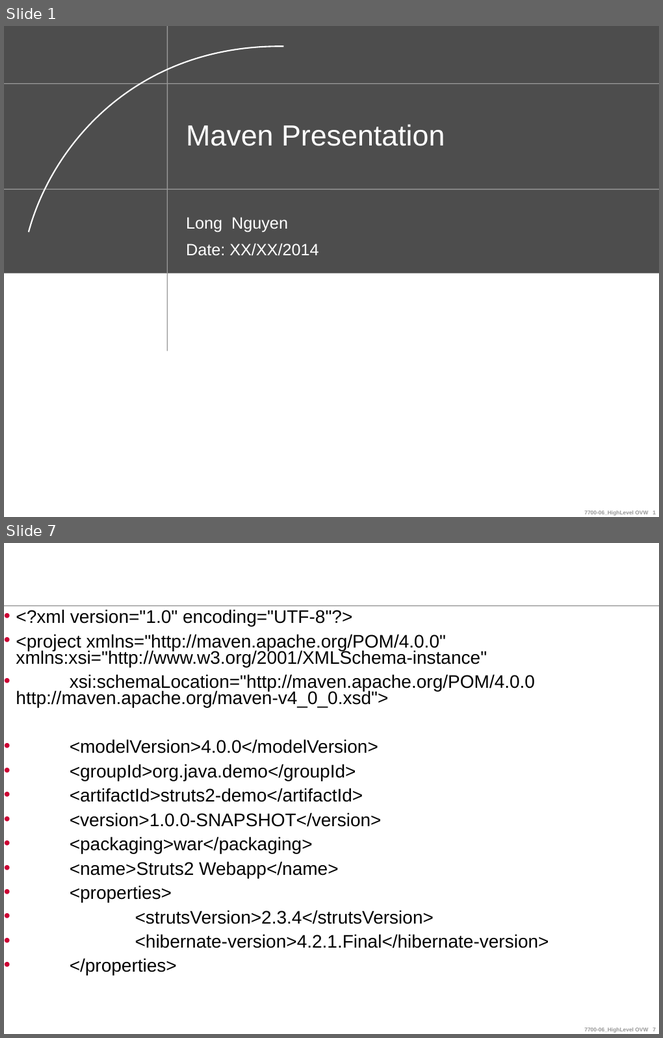
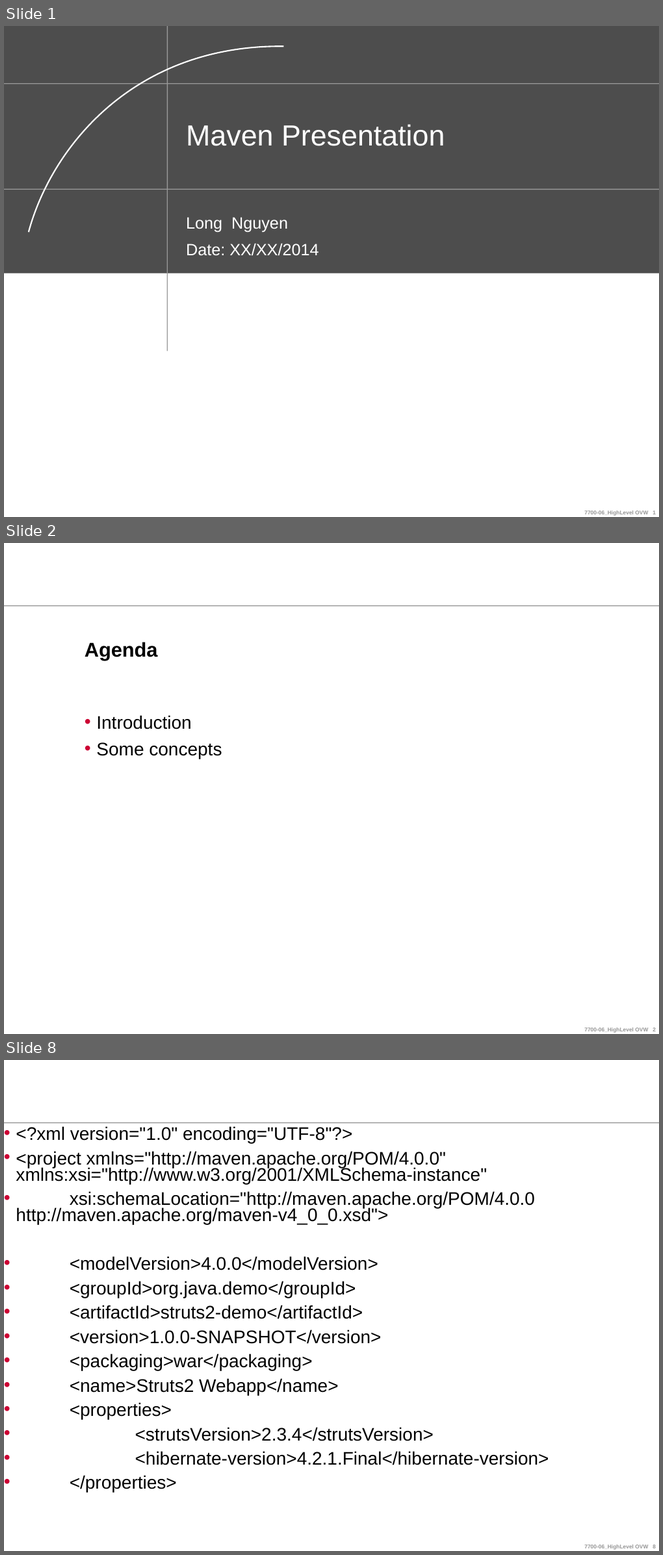
Before and after one commit to ndlongit/longnd-data, a slide deck: Document/Tutorial/[Presentation] Maven.ppt. Shown one above the other, each under a label of ours: slides 1 and 7 before the commit, slides 1, 2 and 8 after it; the slides between them are not shown. The pictures are 663x1038 and 663x1555 pixels, drawn with LibreOffice and Linux fonts; fonts in the diff are those of the drawing; background and template pictures are left out. Boxes give left, top, right and bottom in pixels: in the first picture for what was removed or moved away, otherwise in the second. Text is boxed around its words. In the diff, an @@ line names an element or a change of style, - is before the commit and + after.

```diff
--- a/Document/Tutorial/[Presentation] Maven.ppt
+++ b/Document/Tutorial/[Presentation] Maven.ppt
@@ slide 2 added at (4,543,659,1034), background #FFFFFF; not listed: 2 template elements that a slide beside it also shows @@
@@ title added at (85,642,158,661), 22 pt, text #000000, bold @@
+Agenda
@@ text added at (96,715,222,759), 20 pt, text #000000 @@
+• Introduction
+• Some concepts
@@ what was slide 7 is now slide 8 @@
```
Also in this commit, not shown: 3 slides changed, 5 other slides added, 2 slides removed.
